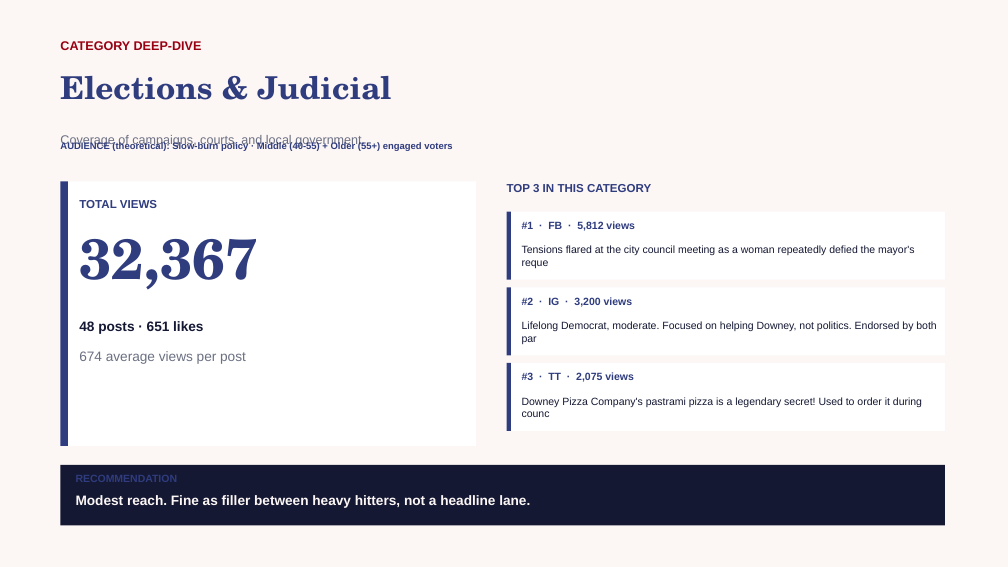
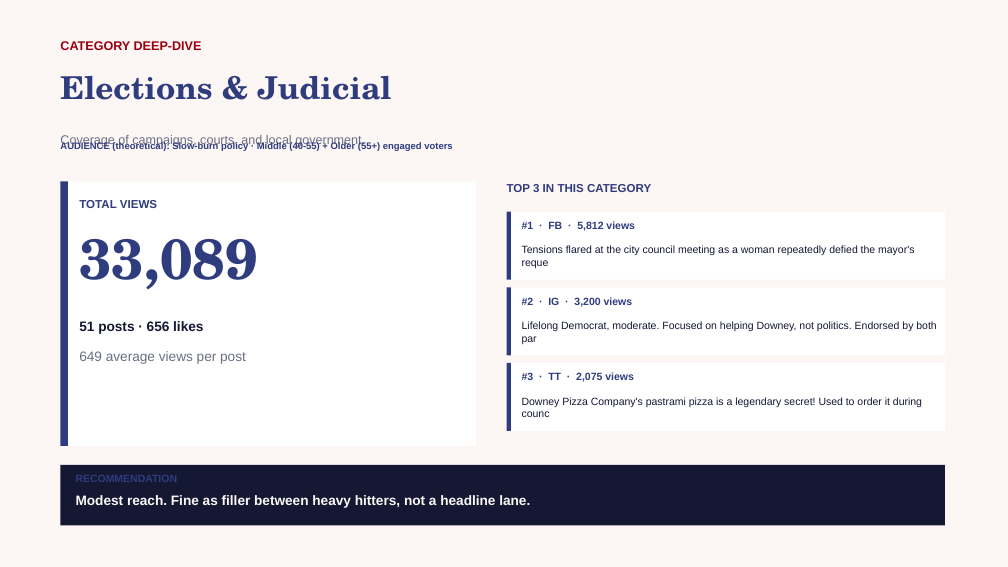
Before and after one commit to zvmmer/talking-downey-kpis, a slide deck: slide 14 of SPONSOR_CONTENT_REPORT.pptx. Drawn at 1008x567 pixels with LibreOffice and Linux fonts; fonts in the diff are those of the drawing. Boxes give left, top, right and bottom in pixels: in the first picture for what was removed or moved away, otherwise in the second. Text is boxed around its words. In the diff, an @@ line names an element or a change of style, - is before the commit and + after.

```diff
--- a/SPONSOR_CONTENT_REPORT.pptx
+++ b/SPONSOR_CONTENT_REPORT.pptx
@@ text at [79,239,257,290]: text changed @@
-32,367
+33,089
@@ text at [79,321,203,334]: text changed @@
-48 posts · 651 likes
+51 posts · 656 likes
@@ text at [79,351,246,364]: text changed @@
-674 average views per post
+649 average views per post
```
Also in this commit, not shown: 10 other slides changed, 5 other files.
